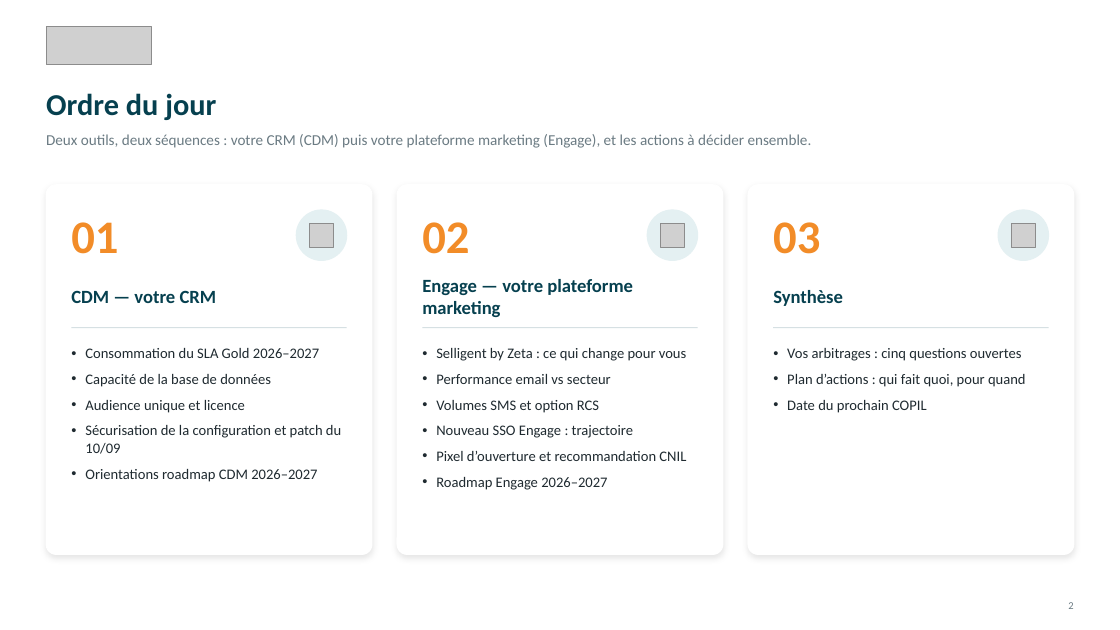
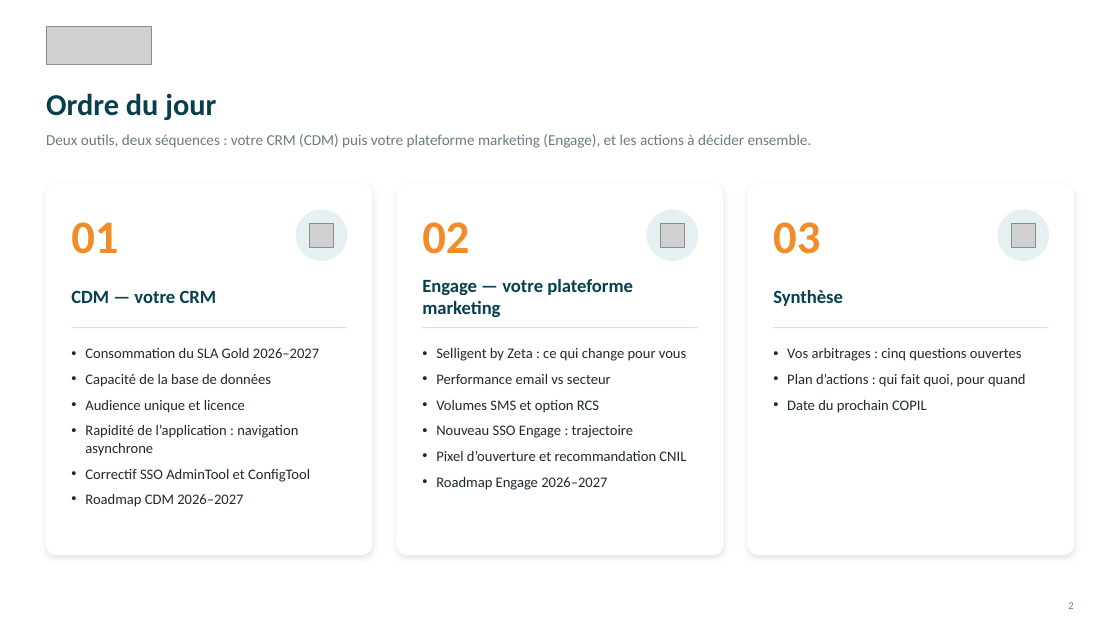
Before and after one commit to UPASCO/IqraQuest, a slide deck: slide 2 of presentations/COPIL_Viasante_2026-09-14/COPIL_Selligent_Mutuelle_Viasante_14092026_v5.pptx. Drawn at 1120x630 pixels with LibreOffice and Linux fonts; fonts in the diff are those of the drawing; grey boxes stand for pictures. Boxes give left, top, right and bottom in pixels: in the first picture for what was removed or moved away, otherwise in the second. Text is boxed around its words. In the diff, an @@ line names an element or a change of style, - is before the commit and + after.

```diff
--- a/presentations/COPIL_Viasante_2026-09-14/COPIL_Selligent_Mutuelle_Viasante_14092026_v5.pptx
+++ b/presentations/COPIL_Viasante_2026-09-14/COPIL_Selligent_Mutuelle_Viasante_14092026_v5.pptx
@@ text at box(85, 425, 310, 507): text changed @@
-• Sécurisation de la configuration et patch du 10/09
-• Orientations roadmap CDM 2026–2027
+• Rapidité de l’application : navigation asynchrone
+• Correctif SSO AdminTool et ConfigTool
+• Roadmap CDM 2026–2027
```
Also in this commit, not shown: 11 other slides changed, 2 slides added, 1 slide removed, 3 other files.
